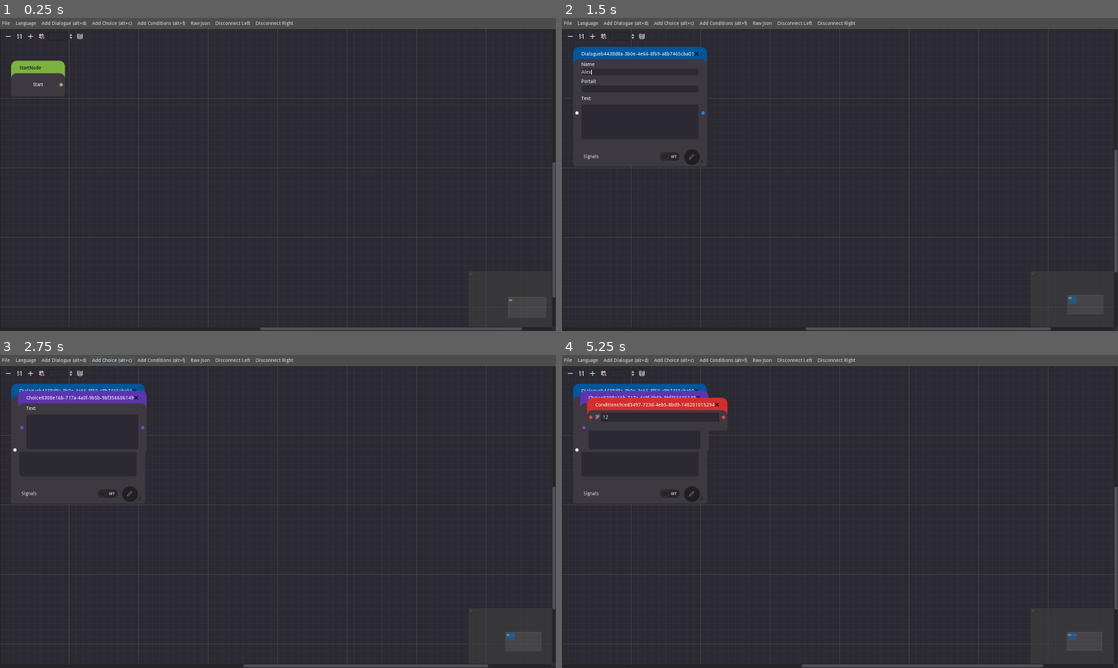
Above: before the commit, frames 1-4 (two rows, left to right).
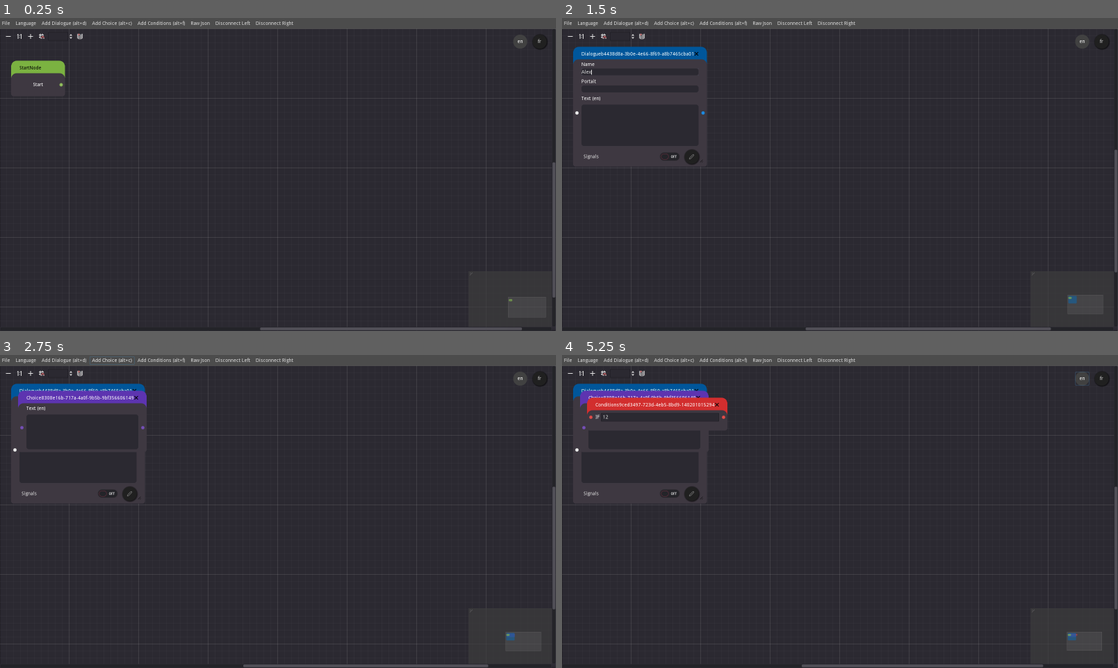
Above: after the commit, the same moments.

Repository: Levrault/LE-dialogue-editor
Game: Godot game, scene res://src/Main/DialogueEditor.tscn
The game is run twice, just before and just after one commit, with the same random seed, the same clock (stepped at 60 frames per second) and the same inputs.
Inputs (mouse positions are in pixels of both pictures, inside the frame that each line leads up to):
- Up to frame 1 (0.25 s): no input
- Up to frame 2 (1.5 s): click "Add Dialogue (alt+d)" at 0.5 s; click (639, 71) at 1.27 s; type "Alex" at 1.35 s
- Up to frame 3 (2.75 s): click (77, 426) at 1.5 s; type "12" at 1.58 s; click "Add Choice (alt+c)" at 2 s
- Up to frame 4 (5.25 s): click "Add Conditions (alt+f)" at 2.75 s; click (662, 417) at 3.52 s; type "12" at 3.6 s; click "Raw Json" at 4.25 s; click (1084, 380) at 5 s, where only the run after the commit has a clickable "en"

The runs differ from the first frame. In frame 1, less than 0.1% of the frame differs, in the area x 93-99%, y 5-10%; in frame 2, less than 0.1%; in frame 3, less than 0.1%; in frame 4, less than 0.1%, in the area x 92-99%, y 5-10%.
Error in both runs: Invalid get index 'name' (on base: 'Dictionary'). (res://src/Autoload/Json.gd:107)

Commit message:
feat(locale) dynamicly change locale

Diff:
--- a/src/Autoload/Editor.gd
+++ b/src/Autoload/Editor.gd
@@ -1,3 +1,10 @@
 extends Node
 
 enum Type { start, dialogue, choice, condition }
+
+var locale := 'en' setget set_locale
+
+
+func set_locale(value: String) -> void:
+	locale = value
+	Events.emit_signal("locale_changed", value)
--- a/src/Autoload/Events.gd
+++ b/src/Autoload/Events.gd
@@ -2,6 +2,9 @@
 
 # creation
 signal graph_node_added(node)
+
+# change language
+signal locale_changed(value)
 
 # creation
 signal dialogue_node_created(uuid)
--- a/src/Main/DialogueEditor.tscn
+++ b/src/Main/DialogueEditor.tscn
@@ -8,6 +8,7 @@
 [ext_resource path="res://src/Popup/RawJsonWindows.tscn" type="PackedScene" id=6]
 [ext_resource path="res://src/Popup/SaveFileDialog.gd" type="Script" id=7]
 [ext_resource path="res://src/Nodes/Start/StartNode.tscn" type="PackedScene" id=8]
+[ext_resource path="res://src/Tools/i18nBar.tscn" type="PackedScene" id=9]
 
 [node name="DialogueEditor" type="Control"]
 anchor_right = 1.0
@@ -33,7 +34,7 @@
 }
 
 [node name="Menu" parent="MarginContainer/VBoxContainer" instance=ExtResource( 1 )]
-margin_right = 701.0
+margin_right = 850.0
 
 [node name="GraphEdit" type="GraphEdit" parent="MarginContainer/VBoxContainer"]
 margin_top = 26.0
@@ -50,8 +51,10 @@
 margin_left = 40.0
 margin_top = 100.0
 margin_right = -1421.0
-margin_bottom = -689.0
+margin_bottom = -683.0
 mouse_filter = 1
+
+[node name="i18nBar" parent="." instance=ExtResource( 9 )]
 
 [node name="ConditionsWindows" parent="." instance=ExtResource( 5 )]
 margin_left = -400.0
--- a/src/Menu/Menu.tscn
+++ b/src/Menu/Menu.tscn
@@ -4,7 +4,7 @@
 [ext_resource path="res://src/Menu/AddNode.gd" type="Script" id=2]
 [ext_resource path="res://src/Menu/File.gd" type="Script" id=3]
 [ext_resource path="res://src/Menu/RawJson.gd" type="Script" id=4]
-[ext_resource path="res://src/Menu/Language.gd" type="Script" id=5]
+[ext_resource path="res://src/Menu/Locale.gd" type="Script" id=5]
 [ext_resource path="res://src/Menu/AddConditions.gd" type="Script" id=6]
 
 [sub_resource type="InputEventAction" id=1]
--- /dev/null
+++ b/src/Nodes/Fields/LocaleFieldset.gd
@@ -0,0 +1,22 @@
+extends VBoxContainer
+
+var initial_text = ""
+onready var locale := $Locale
+onready var label := $Label
+
+
+func _ready() -> void:
+	Events.connect("locale_changed", self, "_on_Localizationh_changed")
+	locale.connect("text_changed", self, "_on_Text_changed")
+
+	initial_text = label.text
+	label.text = "%s (%s)" % [initial_text, Editor.locale]
+
+
+func _on_Text_changed() -> void:
+	owner.values.text[Editor.locale] = locale.text
+
+
+func _on_Localizationh_changed(new_lang: String) -> void:
+	locale.text = owner.values.text[Editor.locale]
+	label.text = "%s (%s)" % [initial_text, new_lang]
--- a/src/Nodes/Fields/Text.tscn
+++ b/src/Nodes/Fields/Text.tscn
@@ -1,6 +1,6 @@
 [gd_scene load_steps=2 format=2]
 
-[ext_resource path="res://src/Nodes/Fields/TextFieldset.gd" type="Script" id=2]
+[ext_resource path="res://src/Nodes/Fields/LocaleFieldset.gd" type="Script" id=2]
 
 [node name="Text" type="VBoxContainer"]
 margin_top = 98.0
@@ -18,38 +18,9 @@
 margin_bottom = 14.0
 text = "Text"
 
-[node name="EnContainer" type="VBoxContainer" parent="."]
+[node name="Locale" type="TextEdit" parent="."]
 margin_top = 24.0
 margin_right = 314.0
-margin_bottom = 124.0
-custom_constants/separation = 0
-
-[node name="Label" type="Label" parent="EnContainer"]
-visible = false
-margin_right = 314.0
-margin_bottom = 14.0
-text = "en"
-
-[node name="En" type="TextEdit" parent="EnContainer"]
-margin_right = 314.0
-margin_bottom = 100.0
+margin_bottom = 266.0
 rect_min_size = Vector2( 10, 100 )
 size_flags_vertical = 3
-
-[node name="FrContainer" type="VBoxContainer" parent="."]
-visible = false
-margin_top = 148.0
-margin_right = 314.0
-margin_bottom = 266.0
-
-[node name="Label" type="Label" parent="FrContainer"]
-margin_right = 314.0
-margin_bottom = 14.0
-text = "fr"
-
-[node name="Fr" type="TextEdit" parent="FrContainer"]
-margin_top = 18.0
-margin_right = 314.0
-margin_bottom = 118.0
-rect_min_size = Vector2( 10, 100 )
-size_flags_vertical = 3
--- a/src/Nodes/Fields/TextFieldset.gd
+++ /dev/null
@@ -1,17 +0,0 @@
-extends VBoxContainer
-
-onready var _name := get_name().to_lower()
-onready var en_field := $EnContainer/En
-onready var fr_field := $FrContainer/Fr
-
-func _ready() -> void:
-	en_field.connect("text_changed", self, "_on_En_text_changed")
-	fr_field.connect("text_changed", self, "_on_Fr_text_changed")
-
-
-func _on_En_text_changed() -> void:
-	owner.values[_name].en = en_field.text
-
-
-func _on_Fr_text_changed() -> void:
-	owner.values[_name].fr = fr_field.text
--- /dev/null
+++ b/src/Tools/LocaleButton.gd
@@ -0,0 +1,11 @@
+extends Button
+
+
+func _ready() -> void:
+	connect("pressed", self, "_on_Pressed")
+
+
+func _on_Pressed() -> void:
+	if Editor.locale == text:
+		return
+	Editor.locale = text
--- /dev/null
+++ b/src/Tools/i18nBar.gd
@@ -0,0 +1,16 @@
+extends Control
+
+onready var container := $Container
+
+
+func _ready() -> void:
+	for child in container.get_children():
+		child.connect("pressed", self, "_on_Pressed", [child])
+		if child.text == Editor.locale:
+			child.pressed = true
+
+
+func _on_Pressed(selected_child: Button) -> void:
+	for child in container.get_children():
+		child.pressed = false
+	selected_child.pressed = true
--- /dev/null
+++ b/src/Tools/i18nBar.tscn
@@ -0,0 +1,44 @@
+[gd_scene load_steps=4 format=2]
+
+[ext_resource path="res://assets/themes/button/round_button.tres" type="Theme" id=1]
+[ext_resource path="res://src/Tools/i18nBar.gd" type="Script" id=2]
+[ext_resource path="res://src/Tools/LocaleButton.gd" type="Script" id=3]
+
+[node name="i18nBar" type="Control"]
+anchor_left = 1.0
+anchor_right = 1.0
+margin_left = -523.0
+margin_top = 48.0
+margin_right = -27.0
+margin_bottom = 88.0
+theme = ExtResource( 1 )
+script = ExtResource( 2 )
+__meta__ = {
+"_edit_use_anchors_": false
+}
+
+[node name="Container" type="HBoxContainer" parent="."]
+anchor_right = 1.0
+anchor_bottom = 1.0
+custom_constants/separation = 16
+alignment = 2
+__meta__ = {
+"_edit_use_anchors_": false
+}
+
+[node name="en" type="Button" parent="Container"]
+margin_left = 400.0
+margin_right = 440.0
+margin_bottom = 40.0
+toggle_mode = true
+text = "en"
+script = ExtResource( 3 )
+
+[node name="fr" type="Button" parent="Container"]
+margin_left = 456.0
+margin_right = 496.0
+margin_bottom = 40.0
+rect_min_size = Vector2( 40, 40 )
+toggle_mode = true
+text = "fr"
+script = ExtResource( 3 )
Not shown: 1 places in src/Main/DialogueEditor.tscn that only renumber resources
Renamed: src/Menu/Language.gd -> src/Menu/Locale.gd
Not shown: 2 places in src/Menu/Menu.tscn that only renumber resources
